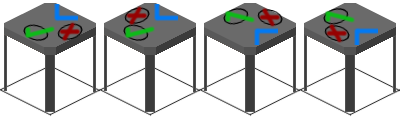
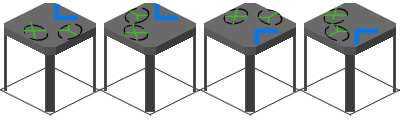
Layered file, before and after one edit (400x130). Changes by layer:
added layer "Layer" above "top_toplabel" over (22, 6, 355, 43)
hid "top_toplabel" over (23, 6, 355, 43)
hid "top" over (22, 6, 355, 43)
